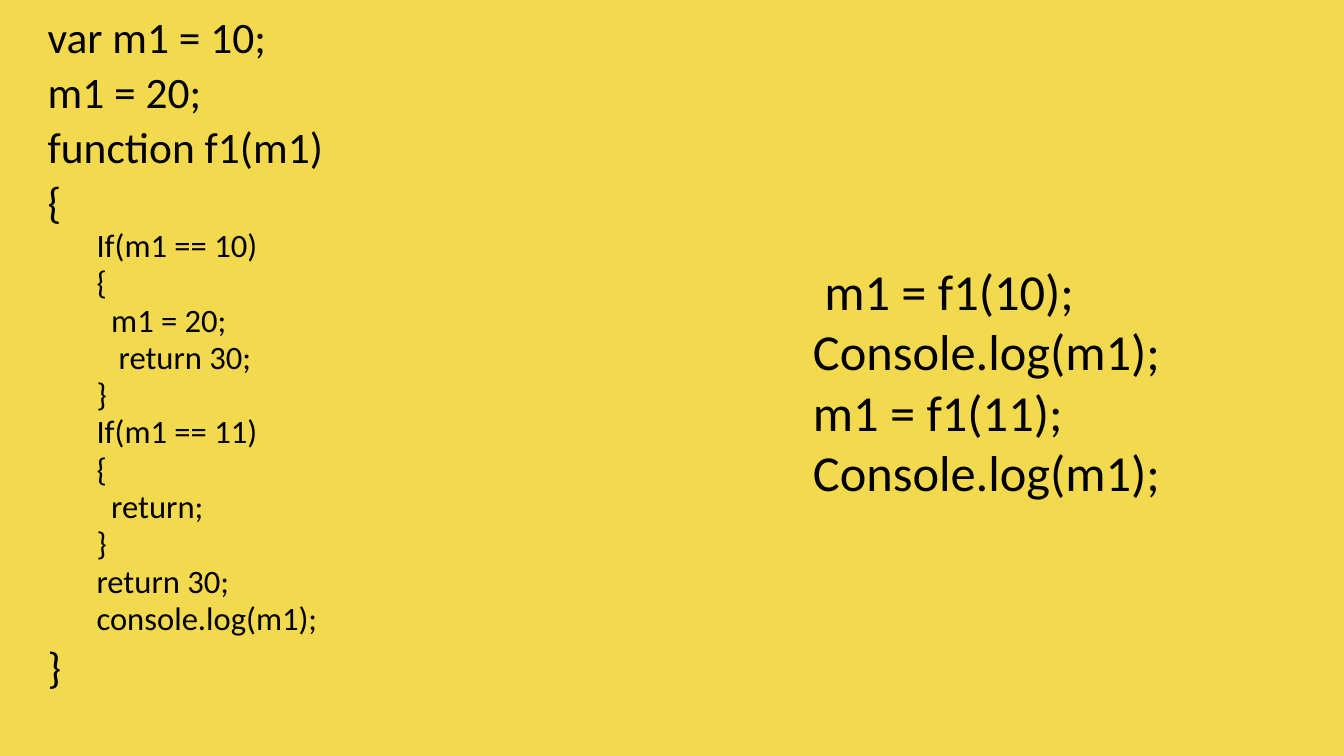
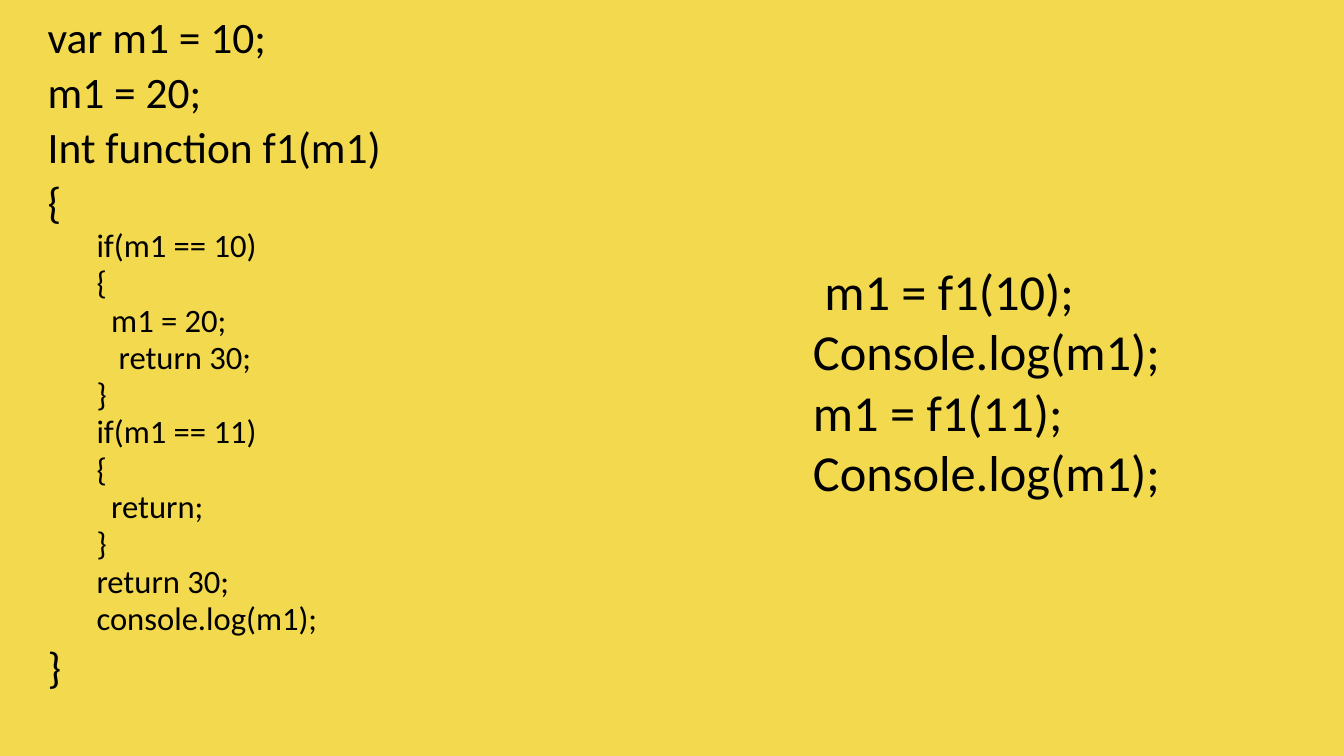
Before and after one commit to vishwanantha/javascript-101, a slide deck: slide 47 of ppt/001 - DataTypes.pptx (slide 46 before the commit). Drawn at 1344x756 pixels with LibreOffice and Linux fonts; fonts in the diff are those of the drawing; background and template pictures are left out. Boxes give left, top, right and bottom in pixels: in the first picture for what was removed or moved away, otherwise in the second. Text is boxed around its words. In the diff, an @@ line names an element or a change of style, - is before the commit and + after.

```diff
--- a/ppt/001 - DataTypes.pptx
+++ b/ppt/001 - DataTypes.pptx
@@ text at box(48, 131, 381, 169): text changed @@
-function f1(m1)
+Int function f1(m1)
@@ text at box(97, 233, 257, 262): text changed @@
-  If(m1 == 10)
+  if(m1 == 10)
@@ text at box(97, 419, 257, 448): text changed @@
-  If(m1 == 11)
+  if(m1 == 11)
```
Also in this commit, not shown: 3 other slides changed, 1 slide added, 3 other files.
